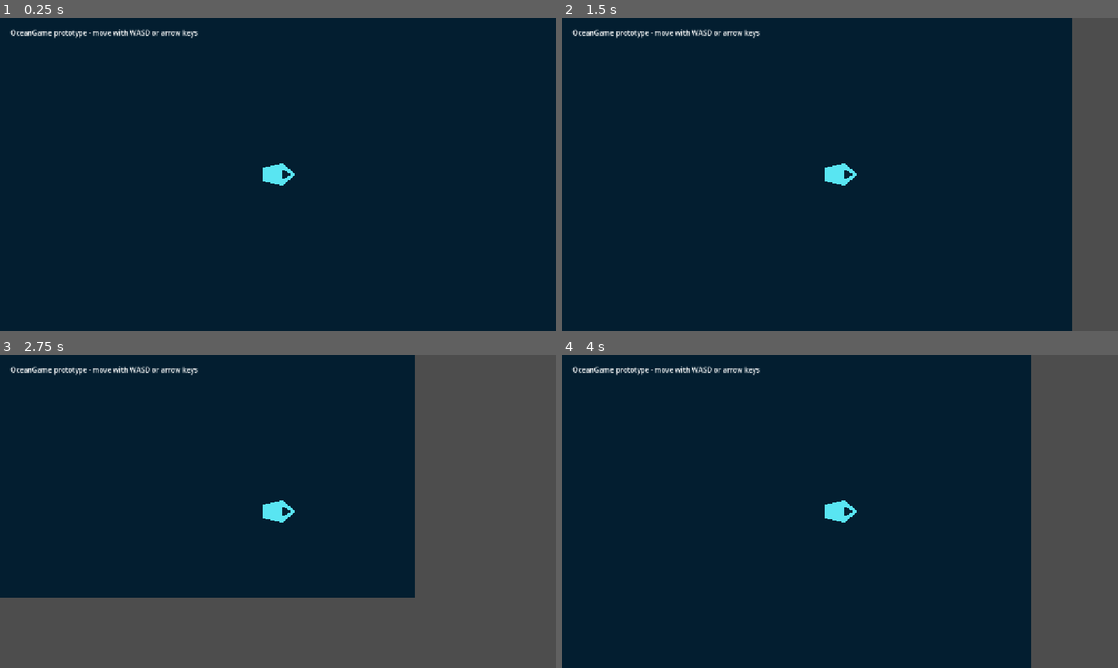
Above: before the commit, frames 1-4 (two rows, left to right).
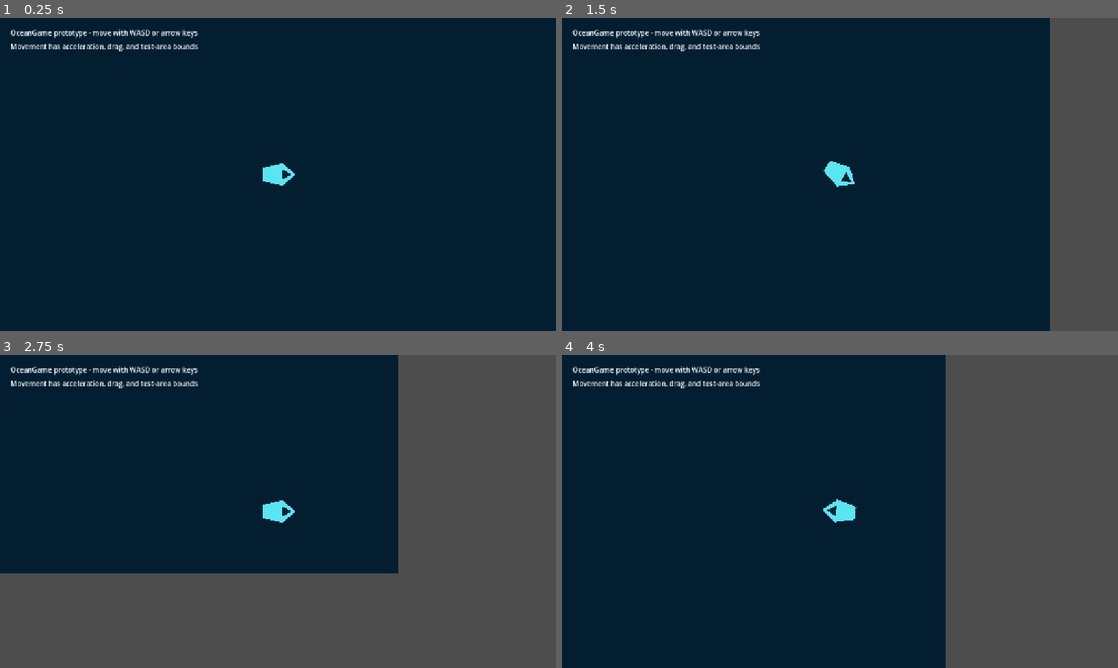
Above: after the commit, the same moments.

Repository: joeypshell/OceanGame
Game: Godot game, scene res://scenes/Main.tscn
Two runs of this game, one before a commit and one after it. Both use one fixed random seed, a clock stepped at 60 frames per second and the inputs below.
Inputs:
- Up to frame 1 (0.25 s): no input
- Up to frame 2 (1.5 s): tap Enter at 0.5 s; hold D (move_right) 0.53-1.28 s; hold S (move_down) from 1.28 s (still down)
- Up to frame 3 (2.75 s): release S (move_down) at 2.03 s; hold D (move_right) from 2.03 s (still down)
- Up to frame 4 (4 s): release D (move_right) at 2.78 s; hold W (move_up) 2.78-3.53 s; hold A (move_left) from 3.53 s (still down)

The runs differ from the first frame. In frame 1, 0.4% of the frame differs, in the area x 2-36%, y 8-11%; in frame 2, 4.6%; in frame 3, 8.3%; in frame 4, 16%, in the area x 2-85%, y 0-100%.

Commit message:
Resolve #5 add underwater movement feel

Diff:
--- a/scenes/Main.tscn
+++ b/scenes/Main.tscn
@@ -31,3 +31,10 @@
 offset_right = 620.0
 offset_bottom = 54.0
 text = "OceanGame prototype - move with WASD or arrow keys"
+
+[node name="BoundsHint" type="Label" parent="HUD"]
+offset_left = 24.0
+offset_top = 54.0
+offset_right = 620.0
+offset_bottom = 86.0
+text = "Movement has acceleration, drag, and test-area bounds"
--- a/scripts/player.gd
+++ b/scripts/player.gd
@@ -1,8 +1,19 @@
 extends CharacterBody2D
 
-@export var speed := 260.0
+@export var max_speed := 320.0
+@export var acceleration := 900.0
+@export var drag := 650.0
+@export var world_bounds := Rect2(Vector2(80.0, 80.0), Vector2(1120.0, 560.0))
 
-func _physics_process(_delta: float) -> void:
+func _physics_process(delta: float) -> void:
 	var input_vector := Input.get_vector("move_left", "move_right", "move_up", "move_down")
-	velocity = input_vector * speed
+	if input_vector != Vector2.ZERO:
+		velocity = velocity.move_toward(input_vector * max_speed, acceleration * delta)
+	else:
+		velocity = velocity.move_toward(Vector2.ZERO, drag * delta)
+
 	move_and_slide()
+	global_position = global_position.clamp(world_bounds.position, world_bounds.end)
+
+	if velocity.length_squared() > 1.0:
+		rotation = velocity.angle()
Not shown, added: scripts/player.gd.uid
Not shown, changed: docs/current/GAMEPLAY.md
Not shown, changed: docs/current/ROADMAP.md
